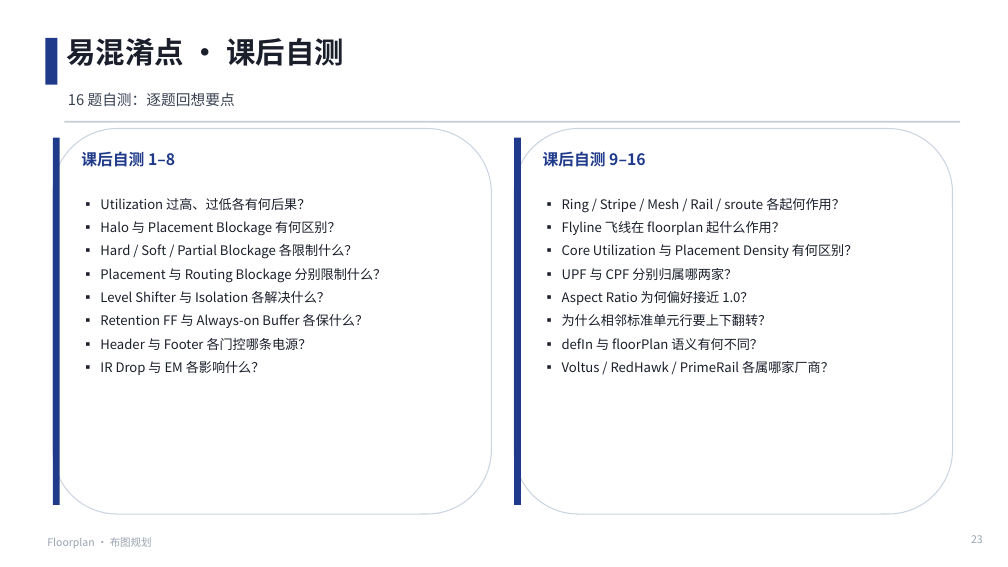
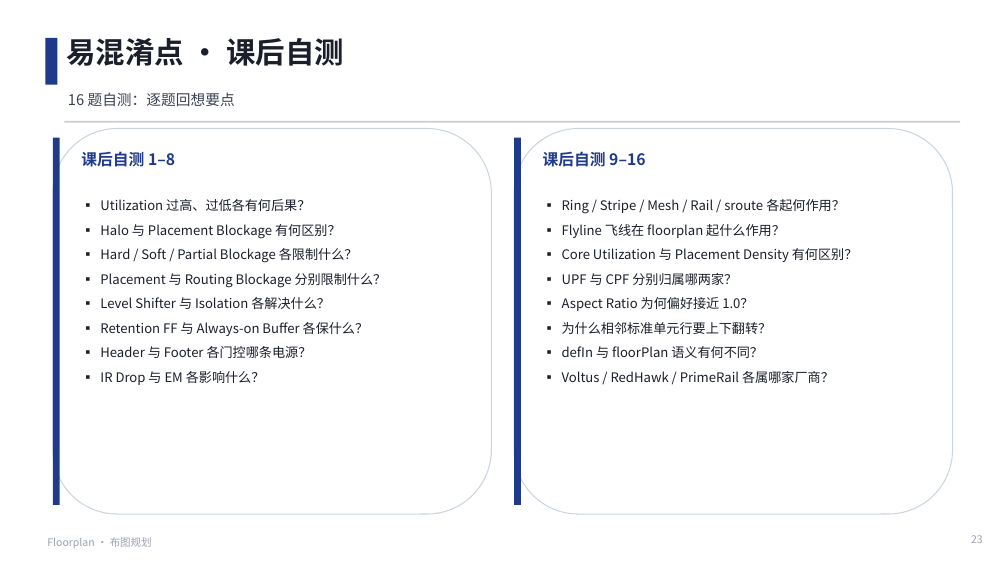
Before and after one commit to JinChengZ18/IC_Learning_Material, a slide deck: slide 23 of IC_Backend_Notes/slides/05_Floorplan.pptx. Drawn at 1008x567 pixels with LibreOffice and Linux fonts; fonts in the diff are those of the drawing. Boxes give left, top, right and bottom in pixels: in the first picture for what was removed or moved away, otherwise in the second. Text is boxed around its words. In the diff, an @@ line names an element or a change of style, - is before the commit and + after.

```diff
--- a/IC_Backend_Notes/slides/05_Floorplan.pptx
+++ b/IC_Backend_Notes/slides/05_Floorplan.pptx
@@ text "▪ Utilization 过高、过低各有何后果？" at bbox=[100, 199, 387, 385]: line spacing 1.08 to 1.16 @@
@@ text "▪ Ring / Stripe / ..." at bbox=[562, 199, 858, 383]: line spacing 1.08 to 1.16 @@
```
Also in this commit, not shown: 17 other slides changed, 45 other files.
